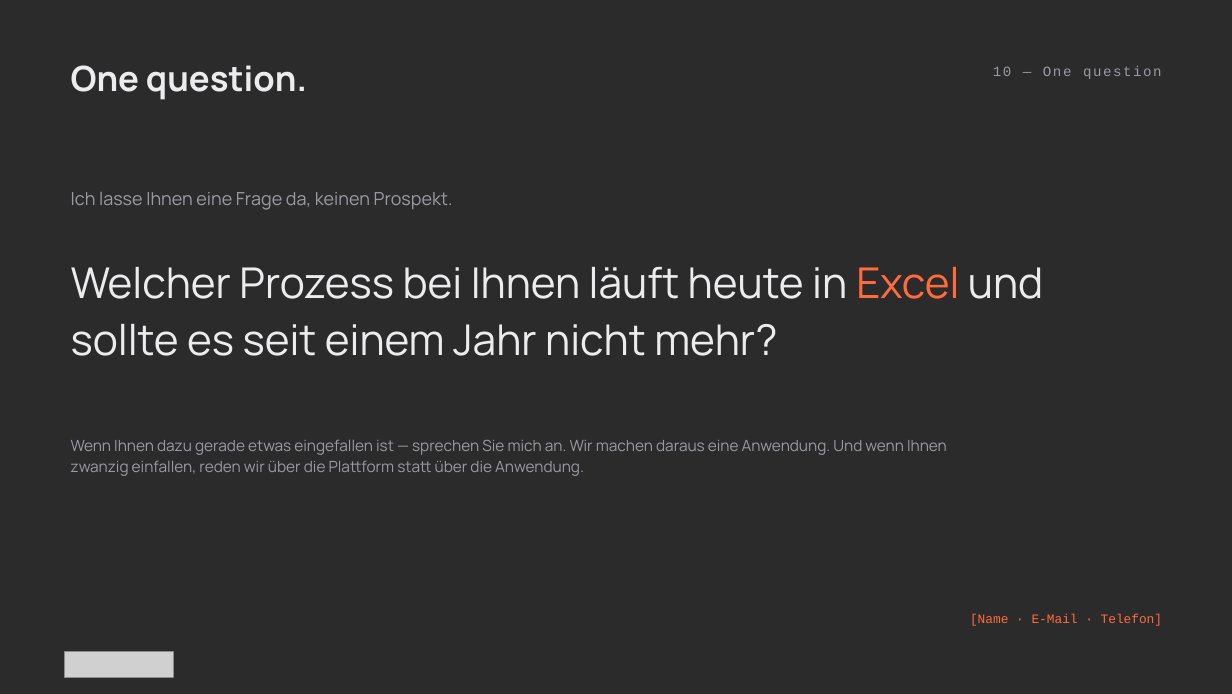
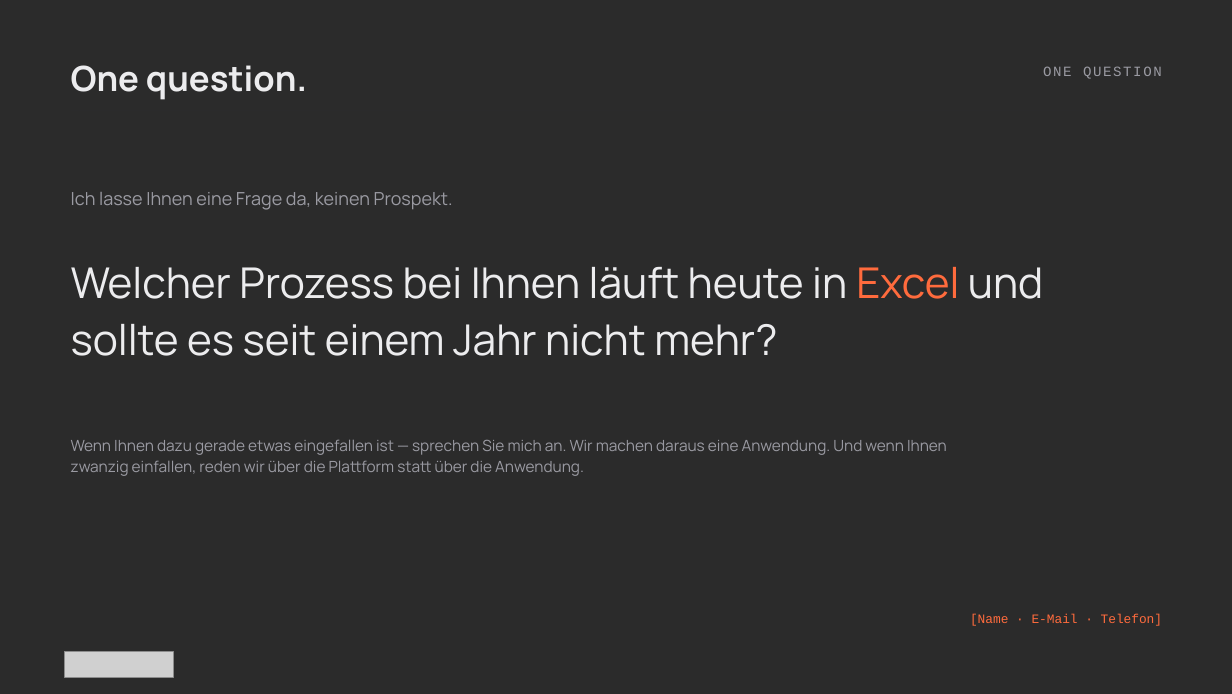
Before and after one commit to athenarunai-gif/Athena, a slide deck: slide 10 of deck/Pitch_Deck_AthenaRun_v2.pptx. Drawn at 1232x694 pixels with LibreOffice and Linux fonts; fonts in the diff are those of the drawing; grey boxes stand for pictures; background and template pictures are left out; a plain dark background stands for a picture behind light text. Boxes give left, top, right and bottom in pixels: in the first picture for what was removed or moved away, otherwise in the second. Text is boxed around its words. In the diff, an @@ line names an element or a change of style, - is before the commit and + after.

```diff
--- a/deck/Pitch_Deck_AthenaRun_v2.pptx
+++ b/deck/Pitch_Deck_AthenaRun_v2.pptx
@@ text at (1043,66,1162,79): text changed @@
-10 — One question
+ONE QUESTION
```
Also in this commit, not shown: 9 other slides changed, 3 slides added, 3 slides removed, 5 other files.
